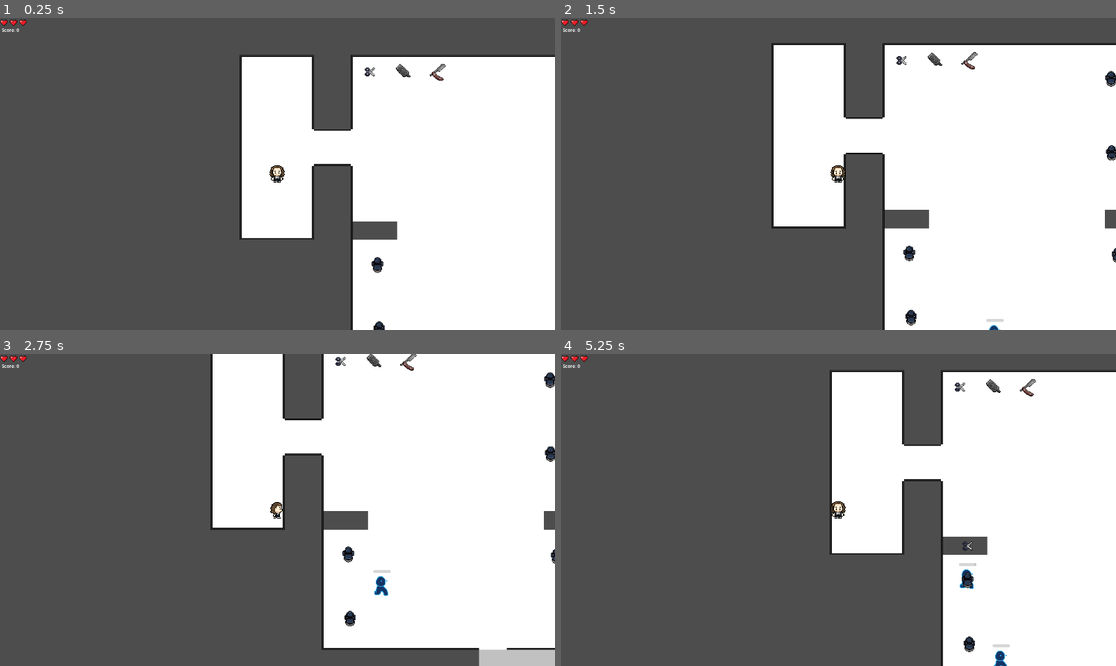
Above: before the commit, frames 1-4 (two rows, left to right).
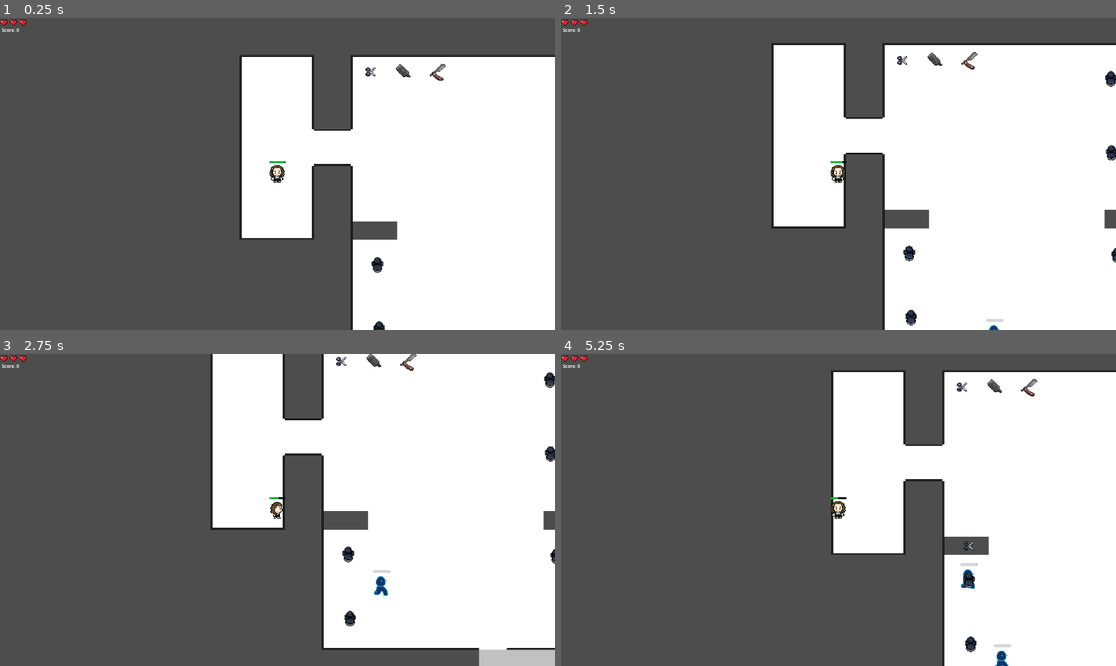
Above: after the commit, the same moments.

Repository: b0nnyy/BarberGame2D
Game: Godot game, scene res://Levels/d_level_salon_01.tscn
Same seed, same stepped clock (60 frames per second), same inputs: the game is played once before the commit and once after it. This scene is started directly instead of the project's main scene.
Inputs:
- Up to frame 1 (0.25 s): no input
- Up to frame 2 (1.5 s): tap Enter at 0.5 s; hold D (right) 0.53-1.28 s; hold Shift (sprint) 0.53-1.28 s; tap E (use_item) at 0.8, 1.35 s; hold S (down) from 1.28 s (still down)
- Up to frame 3 (2.75 s): tap Shift (sprint) at 1.55 s; release S (down) at 2.03 s; hold D (right) from 2.03 s (still down); hold Shift (sprint) from 2.03 s (still down); tap E (use_item) at 2.3 s
- Up to frame 4 (5.25 s): release D (right) at 2.78 s; release Shift (sprint) at 2.78 s; hold W (up) 2.78-3.53 s; tap E (use_item) at 2.85, 3.8, 4.35 s; tap Shift (sprint) at 3.05, 4.55 s; hold Shift (sprint) 3.53-4.28 s; hold A (left) 3.53-5.03 s; hold S (down) from 5.03 s (still down); hold Shift (sprint) from 5.03 s (still down)

The runs differ from the first frame. In frame 1, less than 0.1% of the frame differs, in the area x 48-68%, y 15-47%; in frame 2, 0.1%; in frame 3, 0.1%; in frame 4, 1.4%, in the area x 48-86%, y 5-100%.

Commit message:
Stamina bar and stamina cd

Diff:
--- a/Characters/player.gd
+++ b/Characters/player.gd
@@ -3,20 +3,23 @@
 @onready var heart1 = $HeartBar/HBoxContainer/Heart
 @onready var heart2 = $HeartBar/HBoxContainer/Heart2
 @onready var heart3 = $HeartBar/HBoxContainer/Heart3
+@onready var stamina_bar = $StaminaBar
 
 @export var move_speed: float = 100
 @export var sprint_speed: float = 180
 @export var starting_direction: Vector2 = Vector2(0, 1)
 @export var max_stamina: float = 100
 @export var stamina: float = 100
-@export var stamina_drain: float = 40   # ile spada na sekundę
-@export var stamina_regen: float = 25   # ile się regeneruje na sekundę
+@export var stamina_drain: float = 40
+@export var stamina_regen: float = 25
+@export var sprint_cooldown: float = 0.5
 
 @onready var animated_sprite = $AnimatedSprite2D
 @onready var hand = $Hand
 @onready var interaction_zone = $InteractionZone
 
-
+var can_sprint: bool = true
+var sprint_cooldown_timer: float = 0.0
 var held_item = null
 
 func _ready():
@@ -32,9 +35,7 @@
 	var is_moving = input_direction != Vector2.ZERO
 	var wants_to_sprint = Input.is_action_pressed("sprint")
 
-	# ❗ sprint tylko jeśli masz stamina
-	var is_sprinting = wants_to_sprint and stamina > 0
-
+	var is_sprinting = wants_to_sprint and stamina > 0 and can_sprint
 	var current_speed = move_speed
 
 	if is_sprinting and is_moving:
@@ -42,17 +43,19 @@
 
 	velocity = input_direction * current_speed
 	move_and_slide()
+	update_stamina(delta, is_sprinting, is_moving)
+	update_sprint_cooldown(delta)
+	update_animation(input_direction)
 
-	# ⭐ stamina system
-	update_stamina(delta, is_sprinting, is_moving)
-
-	# ⭐ animacje
-	update_animation(input_direction)
+	stamina_bar.value = lerp(stamina_bar.value, stamina, 0.2)
+	stamina_bar.max_value = max_stamina
 
 func attempt_pick_up():
 	var areas = interaction_zone.get_overlapping_areas()
 	var target = null
 	for area in areas:
+		print("AREA:", area.name)
+		print("GROUPS:", area.get_groups())
 		if area.is_in_group("Interactable"):
 			if area.has_method("take_item") or area.get_parent().has_method("take_item"):
 				if area.has_method("take_item"):
@@ -102,7 +105,7 @@
 	heart2.visible = GameManager.lives >= 2
 	heart3.visible = GameManager.lives >= 3
 
-var last_direction = "down"  # zapamiętujemy kierunek, NIE animację
+var last_direction = "down"
 
 func update_animation(direction: Vector2):
 
@@ -140,3 +143,20 @@
 		stamina += stamina_regen * delta
 
 	stamina = clamp(stamina, 0, max_stamina)
+	if stamina <= 0 and can_sprint:
+		can_sprint = false
+		sprint_cooldown_timer = sprint_cooldown
+	elif stamina > 20:
+			can_sprint = true
+
+func update_sprint_cooldown(delta):
+
+	if not can_sprint:
+		sprint_cooldown_timer -= delta
+		if sprint_cooldown_timer <= 0:
+			can_sprint = true
+
+func _process(_delta):
+	if Input.is_action_just_pressed("use_item"):
+		print("E działa")
+		attempt_pick_up()
--- a/Characters/player.tscn
+++ b/Characters/player.tscn
@@ -331,6 +331,12 @@
 
 [sub_resource type="RectangleShape2D" id="RectangleShape2D_65n15"]
 size = Vector2(35, 27)
+
+[sub_resource type="StyleBoxFlat" id="StyleBoxFlat_vb825"]
+bg_color = Color(1.7296989e-08, 0.054266304, 0.021945696, 1)
+
+[sub_resource type="StyleBoxFlat" id="StyleBoxFlat_65n15"]
+bg_color = Color(3.080368e-06, 0.7255603, 0.19678387, 1)
 
 [node name="Player" type="CharacterBody2D" unique_id=1059542811]
 script = ExtResource("1_eovys")
@@ -339,11 +345,12 @@
 position = Vector2(4.7683716e-07, -4.7683716e-07)
 scale = Vector2(1.375, 1.375)
 sprite_frames = SubResource("SpriteFrames_q6x5r")
-animation = &"run_right"
+animation = &"idle_left"
 autoplay = "idle_down"
 
 [node name="CollisionShape2D" type="CollisionShape2D" parent="." unique_id=1435313228]
-position = Vector2(-1, 11)
+position = Vector2(0, 8)
+scale = Vector2(0.8907433, 0.84025156)
 shape = SubResource("CircleShape2D_vb825")
 
 [node name="HeartBar" type="CanvasLayer" parent="." unique_id=675894840]
@@ -383,7 +390,21 @@
 position = Vector2(0, -50)
 
 [node name="InteractionZone" type="Area2D" parent="." unique_id=1716929620]
+scale = Vector2(0.9746552, 0.7493892)
 
 [node name="CollisionShape2D" type="CollisionShape2D" parent="InteractionZone" unique_id=1631153468]
 position = Vector2(0, 8)
 shape = SubResource("RectangleShape2D_65n15")
+
+[node name="StaminaBar" type="ProgressBar" parent="." unique_id=1073406243]
+anchors_preset = -1
+offset_left = -14.0
+offset_top = -22.0
+offset_right = -10.0
+offset_bottom = 5.0
+rotation = -1.5707964
+scale = Vector2(-0.6956805, 1.0115592)
+theme_override_styles/background = SubResource("StyleBoxFlat_vb825")
+theme_override_styles/fill = SubResource("StyleBoxFlat_65n15")
+fill_mode = 2
+show_percentage = false
--- a/Levels/d_customer.gd
+++ b/Levels/d_customer.gd
@@ -226,7 +226,7 @@
 	score_popup.modulate = Color(1,1,1,1)
 	score_popup.position = Vector2(0, -80)
 
-	# jeśli ScorePopup to Label
+
 	if score_popup is Label:
 		score_popup.text = "+" + str(points)
 
--- a/Levels/d_level_salon_01.tscn
+++ b/Levels/d_level_salon_01.tscn
@@ -191,7 +191,7 @@
 zoom = Vector2(2, 2)
 
 [node name="Nozyczki" parent="." unique_id=1586529084 instance=ExtResource("6_fms76")]
-position = Vector2(545, 429)
+position = Vector2(546, 429)
 
 [node name="Golarka" parent="." unique_id=204851687 instance=ExtResource("7_sluam")]
 position = Vector2(604, 429)
